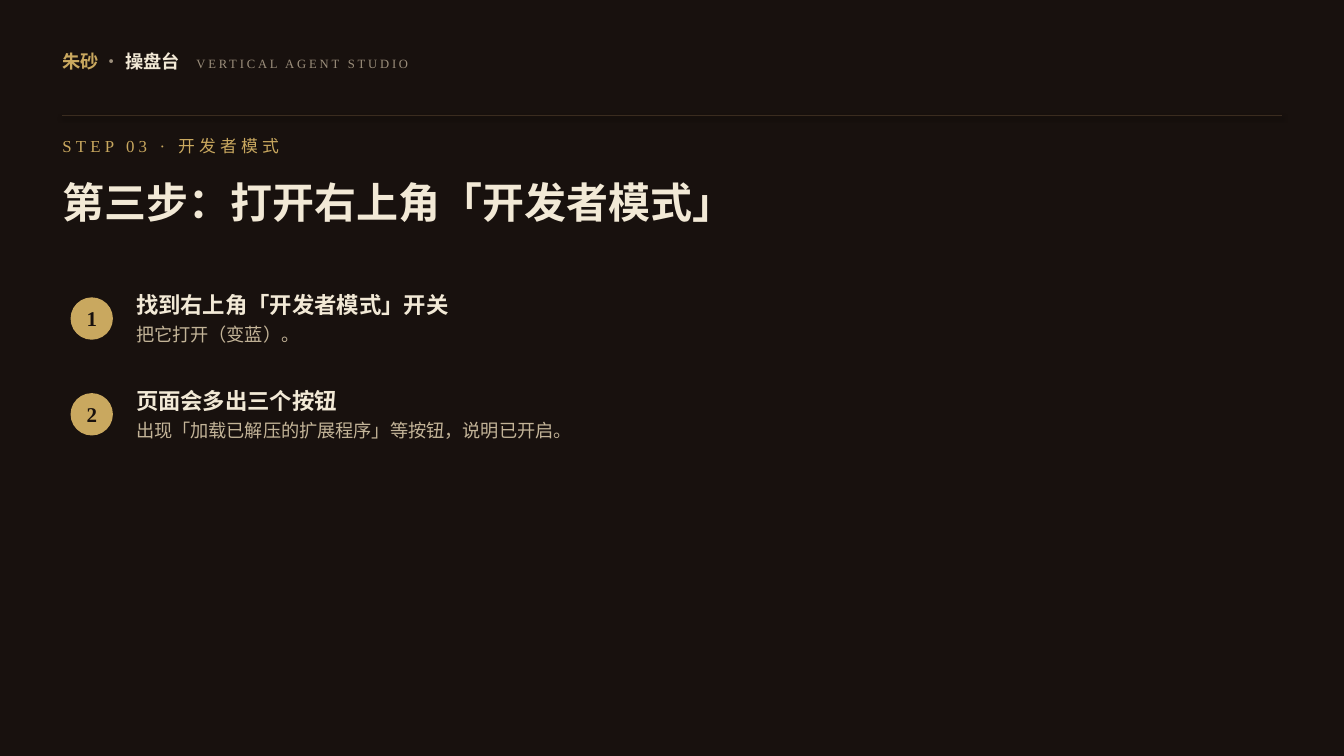
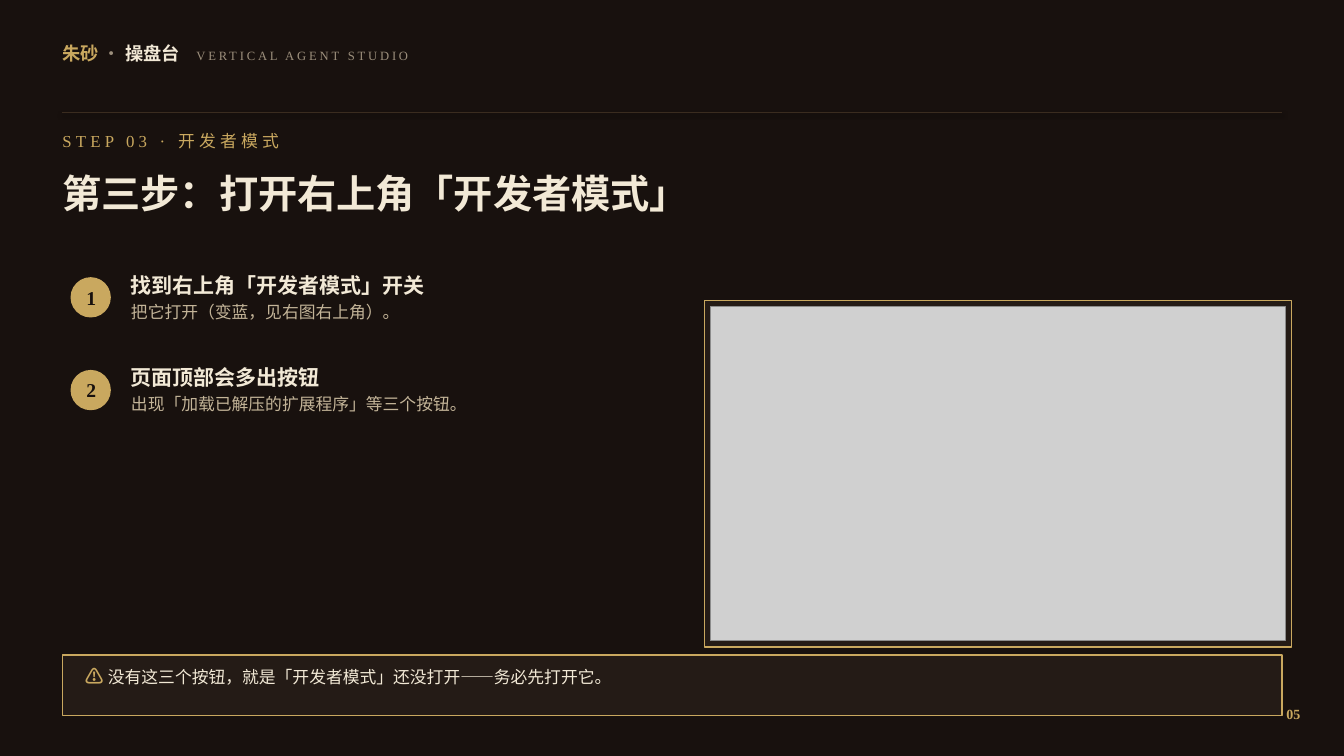
Before and after one commit to yonglin22/xhsneirongshengcheng, a slide deck: slide 6 of downloads/朱砂助手插件安装教程.pptx. Drawn at 1344x756 pixels with LibreOffice and Linux fonts; fonts in the diff are those of the drawing; grey boxes stand for pictures. Boxes give left, top, right and bottom in pixels: in the first picture for what was removed or moved away, otherwise in the second. Text is boxed around its words. In the diff, an @@ line names an element or a change of style, - is before the commit and + after.

```diff
--- a/downloads/朱砂助手插件安装教程.pptx
+++ b/downloads/朱砂助手插件安装教程.pptx
@@ text "朱砂 · 操盘台 VERTICAL AGENT ...": place and size @@
-text "朱砂 · 操盘台 VERTICAL AGENT ..." at (62,52,179,70)
+text "朱砂 · 操盘台 VERTICAL AGENT ..." at (62,44,179,62)
@@ elbow line moved from (63, 116) - (1282, 116) to (63, 113) - (1282, 113) @@
@@ text "STEP 03 · 开发者模式": place and size @@
-text "STEP 03 · 开发者模式" at (62,138,279,154)
+text "STEP 03 · 开发者模式" at (62,133,279,149)
@@ text "第三步：打开右上角「开发者模式」": place and size @@
-text "第三步：打开右上角「开发者模式」" at (62,182,734,222)
+text "第三步：打开右上角「开发者模式」" at (62,174,688,212)
@@ text "第三步：打开右上角「开发者模式」" at (62,174,688,212): size 30 to 28 pt @@
@@ ellipse "1": place and size @@
-ellipse "1" at (71,297,113,340)
+ellipse "1" at (71,277,111,318)
@@ ellipse "1" at (71,277,111,318): size 15 to 14 pt @@
@@ text at (131,275,425,295): size 16 to 15 pt in "找到右上角「开发者模式」开关" @@
@@ text "找到右上角「开发者模式」开关": place and size @@
-text "找到右上角「开发者模式」开关" at (136,294,448,343)
+text "找到右上角「开发者模式」开关" at (131,275,425,320)
@@ text at (131,304,400,320): text changed; size 13 to 12 pt @@
-把它打开（变蓝）。
+把它打开（变蓝，见右图右上角）。
@@ rectangle added at (705,300,1292,647), fill #241B16, outline #C9A85F 1 pt @@
@@ picture added at (711,307,1286,641) @@
@@ ellipse "2" at (71,370,111,410): size 15 to 14 pt @@
@@ ellipse "2": place and size @@
-ellipse "2" at (71,393,113,436)
+ellipse "2" at (71,370,111,410)
@@ text at (131,367,467,412): text changed; size 13 to 12 pt @@
-页面会多出三个按钮
-出现「加载已解压的扩展程序」等按钮，说明已开启。
+页面顶部会多出按钮
+出现「加载已解压的扩展程序」等三个按钮。
@@ rectangle added at (63,655,1282,716), fill #241B16, outline #C9A85F 1 pt @@
@@ text added at (108,669,611,685), 12 pt, text #F2E9D6 @@
+⚠ 没有这三个按钮，就是「开发者模式」还没打开——务必先打开它。
@@ text added at (1286,709,1300,719), 10 pt, text #C9A85F, bold @@
+05
```
Also in this commit, not shown: 11 other slides changed, 1 slide added, 24 other files.
